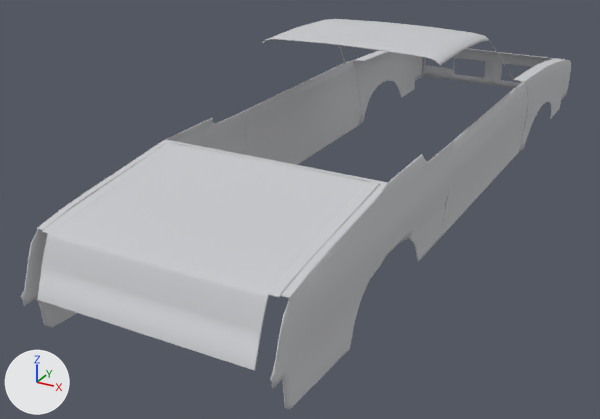
A saved change to the Blender file blender/cutlass.blend.
One viewpoint serves both versions: a 50 mm camera at (1.95, -3.29, 2.14) aimed at (-0.33, 0.87, 0.06). The lights are fixed; the arrows at lower left show +X, +Y and +Z.

Script lines for the objects in view, before the commit:
```python
me_plane_029 = bpy.data.meshes.new('Plane.029')
me_plane_029.from_pydata(...)  # 1772 vertices, 1632 faces, 2 loose edges; spans x 0.0..0.66, y -2.88..-0.97, z -0.08..0.6
me_plane_029.materials.append(mat_paint)  # light grey #cacbce
me_plane_032 = bpy.data.meshes.new('Plane.032')
me_plane_032.from_pydata(...)  # 1398 vertices, 1317 faces, 2 loose edges; spans x 0.0..0.65, y 0.46..1.98, z -0.01..0.53
me_plane_032.polygons.foreach_set('use_smooth', [True] * 1317)
me_plane_032.materials.append(mat_paint)  # light grey #cacbce
me_plane_034 = bpy.data.meshes.new('Plane.034')
me_plane_034.from_pydata(...)  # 240 vertices, 210 faces; spans x 0.63..0.66, y -1.02..0.62, z -0.01..0.54
me_plane_034.polygons.foreach_set('use_smooth', [True] * 210)
me_plane_034.materials.append(mat_paint)  # light grey #cacbce
ob_hood_000 = bpy.data.objects.new('Hood.000', me_plane_029)
ob_hood_000.location = (0.0, 1.772, 0.152)
_m = ob_hood_000.modifiers.new('Mirror', 'MIRROR')
_m = ob_hood_000.modifiers.new('Solidify', 'SOLIDIFY')
_m.thickness = 0.00508
_m.nonmanifold_thickness_mode = 'FIXED'
_m.nonmanifold_merge_threshold = 0.0003
ob_hood_005 = bpy.data.objects.new('Hood.005', me_plane_032)
ob_hood_005.location = (0.0, 1.772, 0.152)
_m = ob_hood_005.modifiers.new('Mirror', 'MIRROR')
_m = ob_hood_005.modifiers.new('Solidify', 'SOLIDIFY')
_m.thickness = 0.00508
_m.nonmanifold_thickness_mode = 'FIXED'
_m.nonmanifold_merge_threshold = 0.0003
ob_hood_008 = bpy.data.objects.new('Hood.008', me_plane_034)
ob_hood_008.location = (0.0, 1.772, 0.152)
ob_hood_008.scale = (0.998, 0.989, 1.0)
_m = ob_hood_008.modifiers.new('Mirror', 'MIRROR')
_m = ob_hood_008.modifiers.new('Solidify', 'SOLIDIFY')
_m.thickness = 0.00508
_m.nonmanifold_thickness_mode = 'FIXED'
_m.nonmanifold_merge_threshold = 0.0003
# also in view: 'TrunkLid' at (0.0, -0.58, 0.54); 'Hood.006' at (0.0, 1.43, 0.91)
```
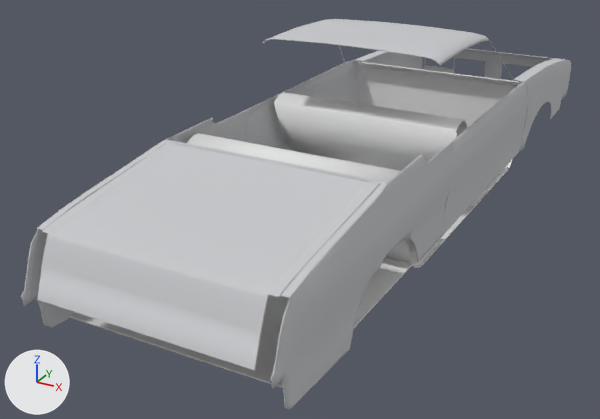
What differs and where, as boxes (x1, y1, x2, y2) in the pictures (600 x 419 px):
'InteriorSeats', added: after (187, 92, 487, 266)
'BodyFloorBoards', added: after (70, 61, 520, 388)

Edits to the bpy script that builds the scene:
```text
Add me_plane_007:
    me_plane_007.from_pydata([(0.6, -0.3, 0.0), (0.6, 0.96, 0.0), (0.0, -0.3, 0.0), (0.0, 0.96, 0.0), (0.6, 0.96, 0.0), (0.0, 0.96, 0.0), (0.6, 1.01, -0.04), (0.0, 1.01, -0.04), (0.6, 1.07, -0.07), (0.0, 1.07, -0.07), (0.6, 1.11, -0.07), (0.0, 1.11, -0.07), (0.6, 2.81, -0.07), (0.0, 2.81, -0.07), (0.6, 2.87, -0.03), (0.0, 2.87, -0.03), (0.6, 2.89, 0.01), (0.0, 2.89, 0.01), (0.6, 2.89, 0.48), (0.0, 2.89, 0.48), (0.6, 2.81, 0.54), (0.0, 2.81, 0.54)], [], [(2, 0, 1, 3), (3, 1, 4, 5), (5, 4, 6, 7), (7, 6, 8, 9), (9, 8, 10, 11), (11, 10, 12, 13), (13, 12, 14, 15), (15, 14, 16, 17), (17, 16, 18, 19), (19, 18, 20, 21)])
Add me_plane_009:
    me_plane_009.from_pydata(...)  # 114 vertices, 57 faces; spans x 0.0..0.587, y -0.601..0.17, z -0.005..0.659
    me_plane_009.polygons.foreach_set('use_smooth', [True] * 57)
Add ob_bodyfloorboards:
    ob_bodyfloorboards = bpy.data.objects.new('BodyFloorBoards', me_plane_007)
    ob_bodyfloorboards.location = (0.0, -0.566, 0.129)
    _m = ob_bodyfloorboards.modifiers.new('Mirror', 'MIRROR')
    _m = ob_bodyfloorboards.modifiers.new('Solidify', 'SOLIDIFY')
    _m.thickness = 0.00635
    _m.nonmanifold_thickness_mode = 'FIXED'
    _m.nonmanifold_merge_threshold = 0.0003
Add ob_interiorseats:
    ob_interiorseats = bpy.data.objects.new('InteriorSeats', me_plane_009)
    ob_interiorseats.location = (0.0, 0.668, 0.056)
    _m = ob_interiorseats.modifiers.new('Mirror', 'MIRROR')
    _m = ob_interiorseats.modifiers.new('Solidify', 'SOLIDIFY')
    _m.thickness = 0.00635
    _m.nonmanifold_thickness_mode = 'FIXED'
    _m.nonmanifold_merge_threshold = 0.0003
    _m = ob_interiorseats.modifiers.new('Array', 'ARRAY')
    _m.constant_offset_displace = (0.0, 0.0, 0.0)
    _m.relative_offset_displace = (0.0, 1.2, 0.0)
```
